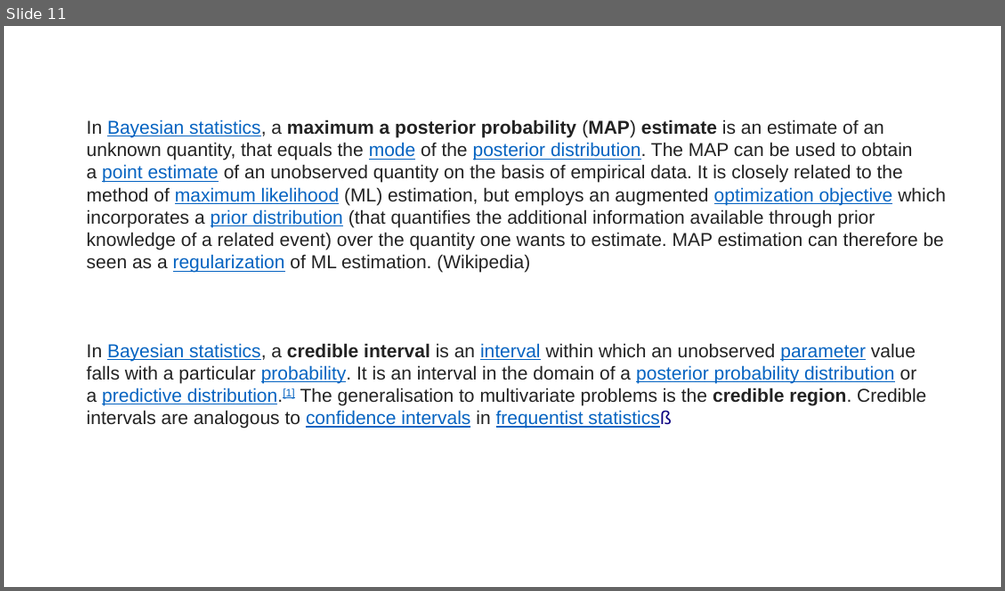
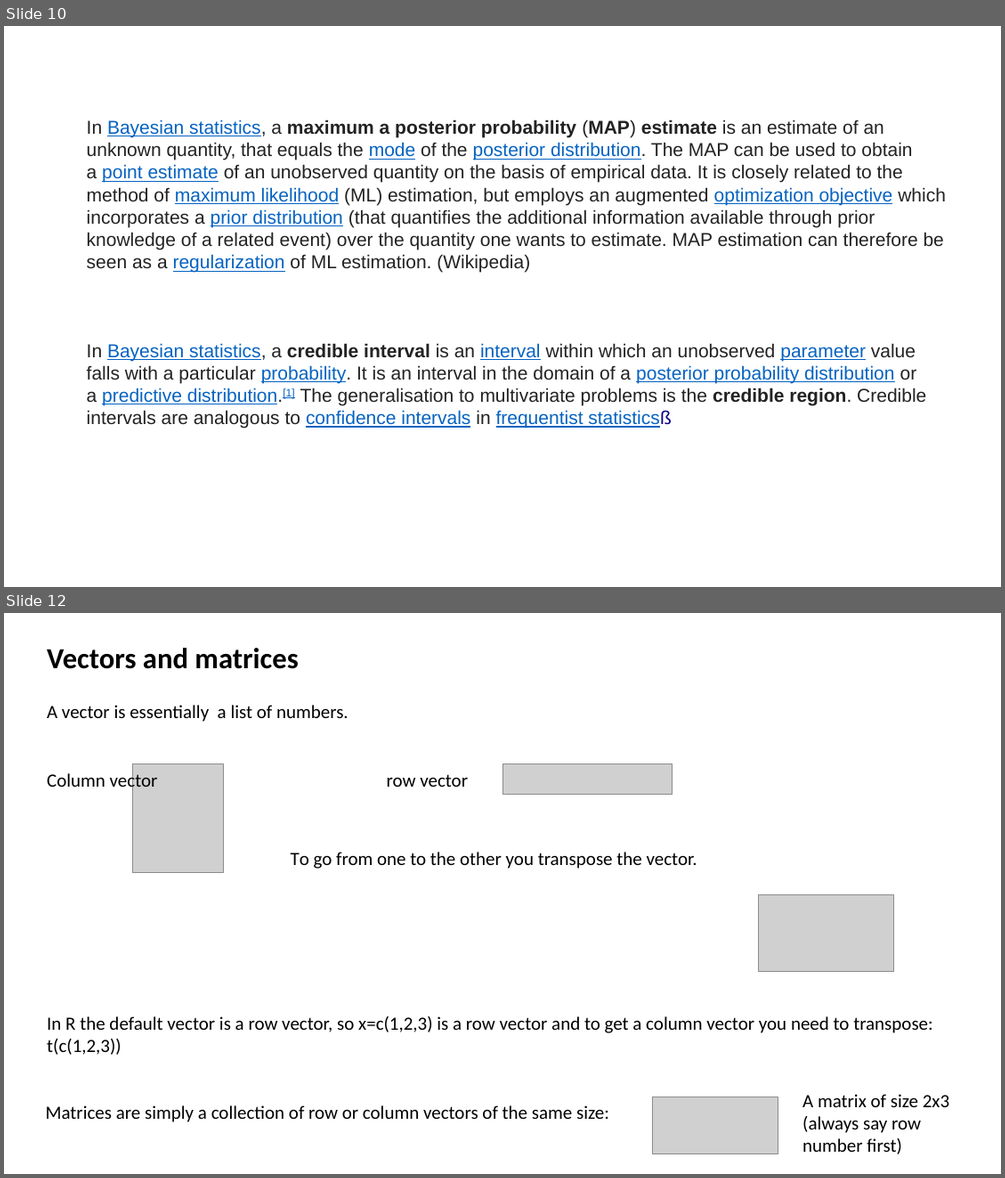
Before and after one commit to jsemple19/modernStats4biol_Holmes, a slide deck: chapter02/Chapter02.pptx. Shown one above the other, each under a label of ours: slide 11 before the commit, slides 10 and 12 after it; the slides between them are not shown. The pictures are 1005x591 and 1005x1178 pixels, drawn with LibreOffice and Linux fonts; fonts in the diff are those of the drawing; grey boxes stand for pictures. Boxes give left, top, right and bottom in pixels: in the first picture for what was removed or moved away, otherwise in the second. Text is boxed around its words. In the diff, an @@ line names an element or a change of style, - is before the commit and + after.

```diff
--- a/chapter02/Chapter02.pptx
+++ b/chapter02/Chapter02.pptx
@@ slide 12 added at bbox=[4, 613, 1001, 1174], background #FFFFFF @@
@@ text added at bbox=[47, 648, 298, 669], 28 pt, text #000000, bold @@
+Vectors and matrices
@@ text added at bbox=[47, 705, 348, 722], 18 pt, text #000000 @@
+A vector is essentially a list of numbers.
@@ text added at bbox=[47, 771, 158, 792], 18 pt, text #000000 @@
+Column vector
@@ picture added at bbox=[133, 763, 223, 873] @@
@@ picture added at bbox=[502, 763, 672, 793] @@
@@ text added at bbox=[387, 774, 468, 787], 18 pt, text #000000 @@
+row vector
@@ text added at bbox=[291, 852, 697, 868], 18 pt, text #000000 @@
+To go from one to the other you transpose the vector.
@@ picture added at bbox=[759, 895, 894, 972] @@
@@ text added at bbox=[47, 1016, 933, 1054], 18 pt, text #000000 @@
+In R the default vector is a row vector, so x=c(1,2,3) is a row vector and to get a column vector you need to transpose:
+t(c(1,2,3))
@@ text added at bbox=[46, 1105, 609, 1122], 18 pt, text #000000 @@
+Matrices are simply a collection of row or column vectors of the same size:
@@ picture added at bbox=[652, 1097, 778, 1153] @@
@@ text added at bbox=[802, 1094, 949, 1154], 18 pt, text #000000 @@
+A matrix of size 2x3 (always say row number first)
@@ what was slide 11 is now slide 10 @@
```
Also in this commit, not shown: 2 slides changed, 9 other slides added.
